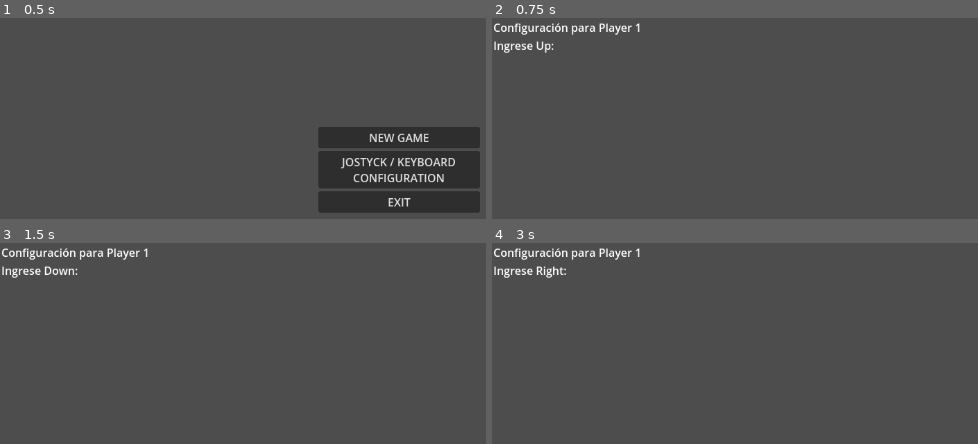
Above: before the commit, frames 1-4 (two rows, left to right).
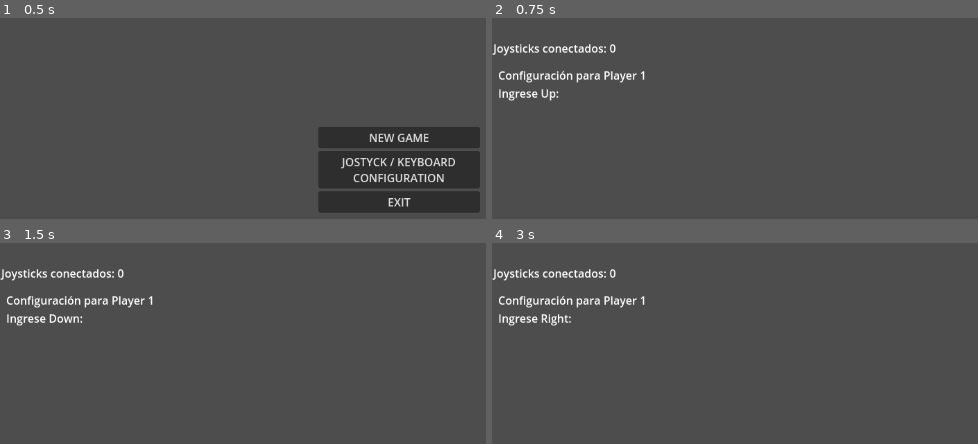
Above: after the commit, the same moments.

Repository: jemmyperez28/ForUs
Game: Godot game, scene res://Escenas/Menu_principal.tscn
Same seed, same stepped clock (60 frames per second), same inputs: the game is played once before the commit and once after it.
Inputs:
- Up to frame 1 (0.5 s): no input
- Up to frame 2 (0.75 s): click "JOSTYCK / KEYBOARD CONFIGURAT…" at 0.5 s
- Up to frame 3 (1.5 s): tap Enter at 1.25 s
- Up to frame 4 (3 s): tap Space at 2 s; tap Enter at 2.75 s

Frame 1 is identical in both runs. In frame 2, 2.4% of the frame differs, in the area x 0-32%, y 2-42%; in frame 3, 2.5%; in frame 4, 2.6%.

Commit message:
Controles Funcionando Correcciones

Diff:
--- a/Escenas/Configuracion_jostycks.tscn
+++ b/Escenas/Configuracion_jostycks.tscn
@@ -6,7 +6,13 @@
 script = ExtResource("1_m4cnp")
 
 [node name="Label" type="Label" parent="."]
+offset_left = 9.0
+offset_top = 71.0
+offset_right = 276.0
+offset_bottom = 98.0
+
+[node name="Label2" type="Label" parent="."]
 offset_left = 2.0
-offset_top = 2.0
-offset_right = 269.0
-offset_bottom = 29.0
+offset_top = 32.0
+offset_right = 386.0
+offset_bottom = 55.0
--- a/Escenas/Level1.tscn
+++ b/Escenas/Level1.tscn
@@ -1,8 +1,9 @@
-[gd_scene load_steps=5 format=3 uid="uid://b0oss4o1mxsog"]
+[gd_scene load_steps=6 format=3 uid="uid://b0oss4o1mxsog"]
 
 [ext_resource type="Script" path="res://Scripts/level_1.gd" id="1_ny7pf"]
 [ext_resource type="PackedScene" uid="uid://bksjrj7hes8sr" path="res://Escenas/Player1.tscn" id="2_tvtsa"]
 [ext_resource type="PackedScene" uid="uid://bd8las8h015ea" path="res://Escenas/Player2.tscn" id="3_lwudt"]
+[ext_resource type="PackedScene" uid="uid://cspotaxs3tijl" path="res://Escenas/Player3.tscn" id="4_7oiuk"]
 
 [sub_resource type="RectangleShape2D" id="RectangleShape2D_gi8cb"]
 size = Vector2(1735, 90)
@@ -16,6 +17,8 @@
 [node name="Player2" parent="." instance=ExtResource("3_lwudt")]
 position = Vector2(836, 219)
 
+[node name="Player3" parent="." instance=ExtResource("4_7oiuk")]
+
 [node name="StaticBody2D" type="StaticBody2D" parent="."]
 
 [node name="CollisionShape2D" type="CollisionShape2D" parent="StaticBody2D"]
--- /dev/null
+++ b/Escenas/Player3.tscn
@@ -0,0 +1,17 @@
+[gd_scene load_steps=4 format=3 uid="uid://cspotaxs3tijl"]
+
+[ext_resource type="Texture2D" uid="uid://eeedha2tlg3y" path="res://icon.svg" id="1_cs4eq"]
+[ext_resource type="Script" path="res://Scripts/player_3.gd" id="1_ws3rq"]
+
+[sub_resource type="RectangleShape2D" id="RectangleShape2D_upfx7"]
+size = Vector2(124, 123)
+
+[node name="Player3" type="CharacterBody2D"]
+script = ExtResource("1_ws3rq")
+
+[node name="Sprite2D" type="Sprite2D" parent="."]
+texture = ExtResource("1_cs4eq")
+
+[node name="CollisionShape2D" type="CollisionShape2D" parent="."]
+position = Vector2(1, -0.5)
+shape = SubResource("RectangleShape2D_upfx7")
--- a/Scripts/configuracion_jostycks.gd
+++ b/Scripts/configuracion_jostycks.gd
@@ -2,9 +2,9 @@
 
 # Diccionarios para almacenar las acciones configuradas de los jugadores
 var player_controls = {
-	1: {"up": null, "down": null, "left": null, "right": null, "action": null, "jump": null, "choose_skill": null, "use_skill": null},
-	2: {"up": null, "down": null, "left": null, "right": null, "action": null, "jump": null, "choose_skill": null, "use_skill": null},
-	3: {"up": null, "down": null, "left": null, "right": null, "action": null, "jump": null, "choose_skill": null, "use_skill": null}
+	1: {"input_type": "keyboard", "keyboard": {}, "joystick": {}},
+	2: {"input_type": "joystick", "keyboard": {}, "joystick": {}},
+	3: {"input_type": "keyboard", "keyboard": {}, "joystick": {}}
 }
 
 # Lista de acciones que se van a configurar
@@ -12,16 +12,17 @@
 
 var current_player = 1  # Empezamos con el Player 1
 var current_action_index = 0  # Índice de la acción actual a configurar
-
-# Indica si estamos esperando que el jugador presione un botón o tecla
-var waiting_for_input = false
-
-# Controla si se está esperando que el jugador suelte la tecla o botón
-var input_locked = false
+var waiting_for_input = false  # Indica si estamos esperando la entrada de una tecla/botón
+var input_locked = false  # Controla si se está esperando que el jugador suelte la tecla o botón
+var is_joystick_config = false  # Indica si estamos configurando joystick o teclado
 
 # Función que se llama cuando la escena está lista
 func _ready():
 	show_next_action()
+	# Imprimir los joysticks conectados
+	var connected_joypads = Input.get_connected_joypads()
+	var joypad_count = len(connected_joypads)
+	$Label2.text = "Joysticks conectados: " + str(joypad_count)
 
 # Muestra el texto de la próxima acción a configurar
 func show_next_action():
@@ -46,26 +47,29 @@
 func _input(event):
 	if waiting_for_input and not input_locked:
 		if event is InputEventKey and event.is_pressed():
-			# Se detecta una tecla del teclado solo si es la primera vez que se presiona
-			var key = event.keycode  # Cambiado de scancode a keycode para Godot 4
+			# Configurando controles de teclado
+			var key = event.keycode
 			var action_name = actions[current_action_index]
-			player_controls[current_player][action_name] = key
+			player_controls[current_player]["keyboard"][action_name] = key  # Guarda en la parte de teclado
+			player_controls[current_player]["input_type"] = "keyboard"  # El jugador usa teclado
 			print("Tecla asignada para Player ", current_player, " en ", action_name, ": ", key)
 			current_action_index += 1
 			input_locked = true  # Bloquea nuevas entradas hasta que la tecla se suelte
 			show_next_action()
 
 		elif event is InputEventJoypadButton and event.is_pressed():
-			# Se detecta un botón del joystick solo si es la primera vez que se presiona
+			# Configurando controles de joystick
 			var joy_button = event.button_index
+			var joy_device_id = event.device  # ID del joystick
+			print("Asignando a Player", current_player, "con Joystick ID:", joy_device_id)
+
 			var action_name = actions[current_action_index]
-			player_controls[current_player][action_name] = joy_button
-			print("Botón de joystick asignado para Player ", current_player, " en ", action_name, ": ", joy_button)
+			player_controls[current_player]["joystick"][action_name] = {"button": joy_button, "device": joy_device_id}  # Guarda en joystick
+			player_controls[current_player]["input_type"] = "joystick"  # El jugador usa joystick
 			current_action_index += 1
 			input_locked = true  # Bloquea nuevas entradas hasta que se suelte el botón
 			show_next_action()
 
-	# Detecta cuando se suelta una tecla o un botón y desbloquea la entrada
 	if event is InputEventKey and not event.is_pressed():
 		input_locked = false
 
@@ -79,7 +83,6 @@
 
 	if file:
 		var json_data = JSON.stringify(player_controls)  # Convierte el diccionario a formato JSON
-
 		file.store_string(json_data)  # Almacena el contenido JSON en el archivo
 		var absolute_path = file.get_path_absolute()  # Obtiene la ruta completa donde se guarda el archivo
 		file.close()
--- a/Scripts/level_1.gd
+++ b/Scripts/level_1.gd
@@ -8,10 +8,7 @@
 	# Asignar controles a cada jugador
 	$Player1.set_controls(player_controls["1"])
 	$Player2.set_controls(player_controls["2"])
-	#$Player3.set_controls(player_controls[3])
-	# Imprimir los joysticks conectados
-	var connected_joypads = Input.get_connected_joypads()
-	print("Joysticks conectados: ", connected_joypads)
+	$Player3.set_controls(player_controls["3"])
 
 # Función para cargar las configuraciones de los jugadores desde el archivo JSON
 func load_player_controls():
--- a/Scripts/player_1.gd
+++ b/Scripts/player_1.gd
@@ -4,13 +4,19 @@
 const SPEED = 300.0
 const JUMP_VELOCITY = -400.0
 
-# Controles cargados desde el JSON
-var controls = {}
+# Diccionarios separados para los controles de teclado y joystick
+var keyboard_controls = {}
+var joystick_controls = {}
+var input_type = ""  # Este valor será asignado al cargar los controles desde el JSON
 
 # Función para asignar los controles personalizados desde el archivo JSON
 func set_controls(control_data):
-	controls = control_data
-	print("Controles asignados para Player 1: ", controls)  # Imprimir los controles asignados para depuración
+	keyboard_controls = control_data.get("keyboard", {})
+	joystick_controls = control_data.get("joystick", {})
+	input_type = control_data.get("input_type", "")  # Se asigna dinámicamente de acuerdo a lo guardado en el JSON
+	print("Controles asignados para teclado: ", keyboard_controls)
+	print("Controles asignados para joystick: ", joystick_controls)
+	print("Tipo de entrada: ", input_type)
 
 # Función que se ejecuta en cada frame (física)
 func _physics_process(delta: float) -> void:
@@ -18,17 +24,26 @@
 	if not is_on_floor():
 		velocity.y += get_gravity().y * delta  # Usamos solo la componente Y de la gravedad
 
-	# Manejar salto
-	if Input.is_key_pressed(controls["up"]) or Input.is_joy_button_pressed(0, controls["up"]):
-		if is_on_floor():
+	# Manejar salto según el dispositivo que esté usando
+	if input_type == "joystick" and joystick_controls.has("up"):
+		if Input.is_joy_button_pressed(joystick_controls["up"]["device"], joystick_controls["up"]["button"]) and is_on_floor():
+			velocity.y = JUMP_VELOCITY
+	elif input_type == "keyboard" and keyboard_controls.has("up"):
+		if Input.is_key_pressed(keyboard_controls["up"]) and is_on_floor():
 			velocity.y = JUMP_VELOCITY
 
 	# Obtener la dirección de entrada (movimiento izquierda/derecha)
 	var direction := 0
-	if Input.is_key_pressed(controls["left"]) or Input.is_joy_button_pressed(0, controls["left"]):
-		direction = -1
-	if Input.is_key_pressed(controls["right"]) or Input.is_joy_button_pressed(0, controls["right"]):
-		direction = 1
+	if input_type == "joystick":
+		if joystick_controls.has("left") and Input.is_joy_button_pressed(joystick_controls["left"]["device"], joystick_controls["left"]["button"]):
+			direction = -1
+		if joystick_controls.has("right") and Input.is_joy_button_pressed(joystick_controls["right"]["device"], joystick_controls["right"]["button"]):
+			direction = 1
+	elif input_type == "keyboard":
+		if keyboard_controls.has("left") and Input.is_key_pressed(keyboard_controls["left"]):
+			direction = -1
+		if keyboard_controls.has("right") and Input.is_key_pressed(keyboard_controls["right"]):
+			direction = 1
 
 	# Mover al jugador horizontalmente
 	velocity.x = direction * SPEED
--- /dev/null
+++ b/Scripts/player_3.gd
@@ -0,0 +1,52 @@
+extends CharacterBody2D
+
+# Constantes de movimiento
+const SPEED = 300.0
+const JUMP_VELOCITY = -400.0
+
+# Diccionarios separados para los controles de teclado y joystick
+var keyboard_controls = {}
+var joystick_controls = {}
+var input_type = ""  # Este valor será asignado al cargar los controles desde el JSON
+
+# Función para asignar los controles personalizados desde el archivo JSON
+func set_controls(control_data):
+	keyboard_controls = control_data.get("keyboard", {})
+	joystick_controls = control_data.get("joystick", {})
+	input_type = control_data.get("input_type", "")  # Se asigna dinámicamente de acuerdo a lo guardado en el JSON
+	print("Controles asignados para teclado: ", keyboard_controls)
+	print("Controles asignados para joystick: ", joystick_controls)
+	print("Tipo de entrada: ", input_type)
+
+# Función que se ejecuta en cada frame (física)
+func _physics_process(delta: float) -> void:
+	# Aplicar gravedad
+	if not is_on_floor():
+		velocity.y += get_gravity().y * delta  # Usamos solo la componente Y de la gravedad
+
+	# Manejar salto según el dispositivo que esté usando
+	if input_type == "joystick" and joystick_controls.has("up"):
+		if Input.is_joy_button_pressed(joystick_controls["up"]["device"], joystick_controls["up"]["button"]) and is_on_floor():
+			velocity.y = JUMP_VELOCITY
+	elif input_type == "keyboard" and keyboard_controls.has("up"):
+		if Input.is_key_pressed(keyboard_controls["up"]) and is_on_floor():
+			velocity.y = JUMP_VELOCITY
+
+	# Obtener la dirección de entrada (movimiento izquierda/derecha)
+	var direction := 0
+	if input_type == "joystick":
+		if joystick_controls.has("left") and Input.is_joy_button_pressed(joystick_controls["left"]["device"], joystick_controls["left"]["button"]):
+			direction = -1
+		if joystick_controls.has("right") and Input.is_joy_button_pressed(joystick_controls["right"]["device"], joystick_controls["right"]["button"]):
+			direction = 1
+	elif input_type == "keyboard":
+		if keyboard_controls.has("left") and Input.is_key_pressed(keyboard_controls["left"]):
+			direction = -1
+		if keyboard_controls.has("right") and Input.is_key_pressed(keyboard_controls["right"]):
+			direction = 1
+
+	# Mover al jugador horizontalmente
+	velocity.x = direction * SPEED
+
+	# Aplicar movimiento y detectar colisiones
+	move_and_slide()
